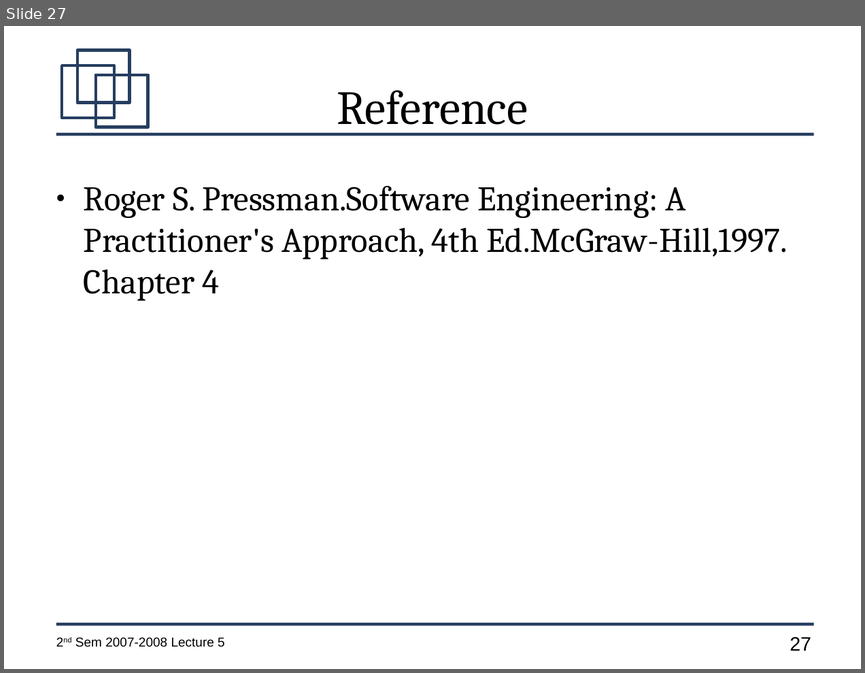
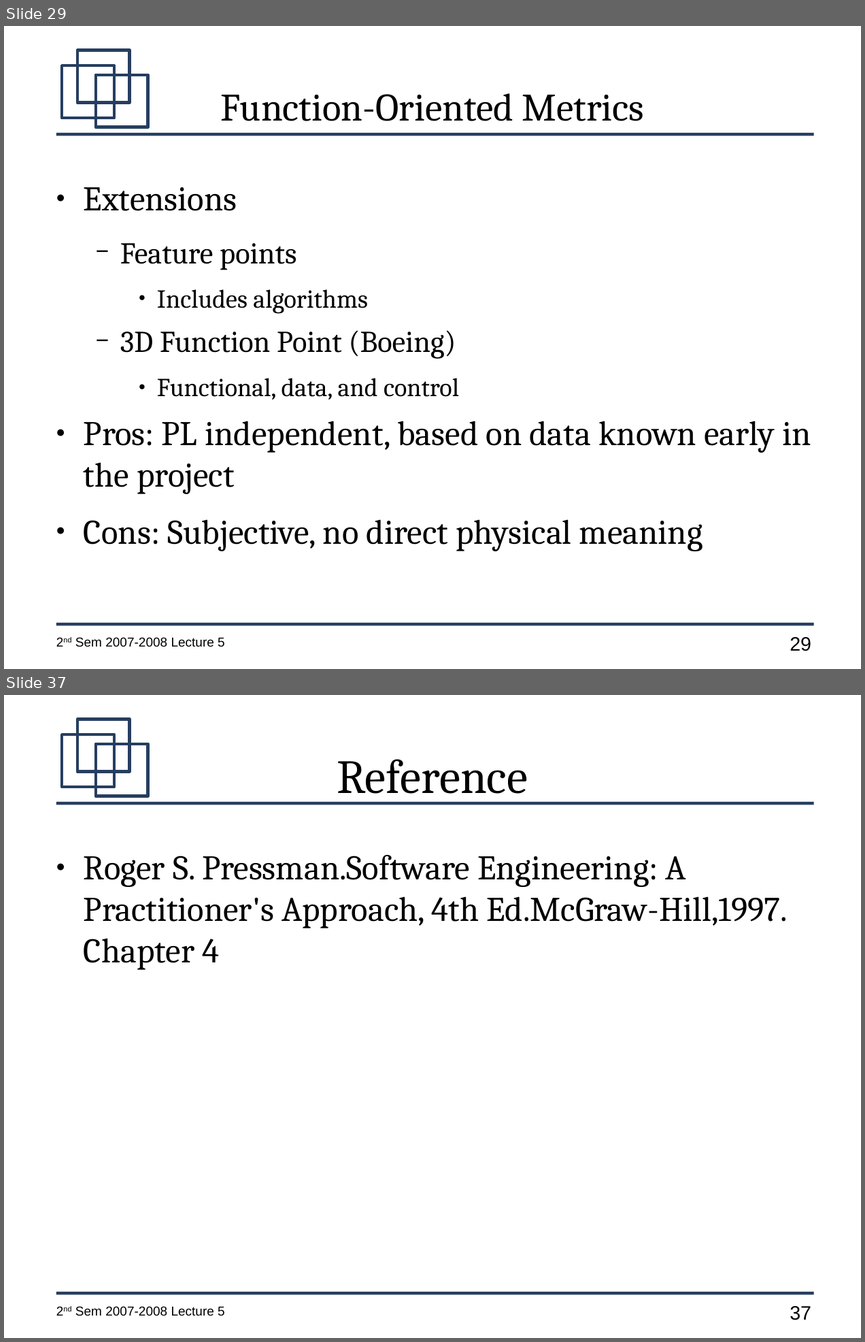
Before and after one commit to jachermocilla/jach-homepage, a slide deck: CMSC128-2nd-Sem-2007-L5.odp. Shown one above the other, each under a label of ours: slide 27 before the commit, slides 29 and 37 after it; the slides between them are not shown. The pictures are 865x673 and 865x1342 pixels, drawn with LibreOffice and Linux fonts; fonts in the diff are those of the drawing. Boxes give left, top, right and bottom in pixels: in the first picture for what was removed or moved away, otherwise in the second. Text is boxed around its words. In the diff, an @@ line names an element or a change of style, - is before the commit and + after.

```diff
--- a/CMSC128-2nd-Sem-2007-L5.odp
+++ b/CMSC128-2nd-Sem-2007-L5.odp
@@ slide 29 added at (4,26,861,669), background #FFFFFF; not listed: 7 template elements that a slide beside it also shows @@
@@ title added at (221,93,644,121), 36 pt, text #000000 @@
+Function-Oriented Metrics
@@ text added at (84,187,810,551), 32 pt, text #000000 @@
+● Extensions
+  − Feature points
+    ● Includes algorithms
+  − 3D Function Point (Boeing)
+    ● Functional, data, and control
+● Pros: PL independent, based on data known early in the project
+● Cons: Subjective, no direct physical meaning
@@ what was slide 27 is now slide 37 @@
@@ page number at (789,1306,811,1320): text changed @@
-27
+37
```
Also in this commit, not shown: 3 slides changed, 10 other slides added, 1 slide removed.
